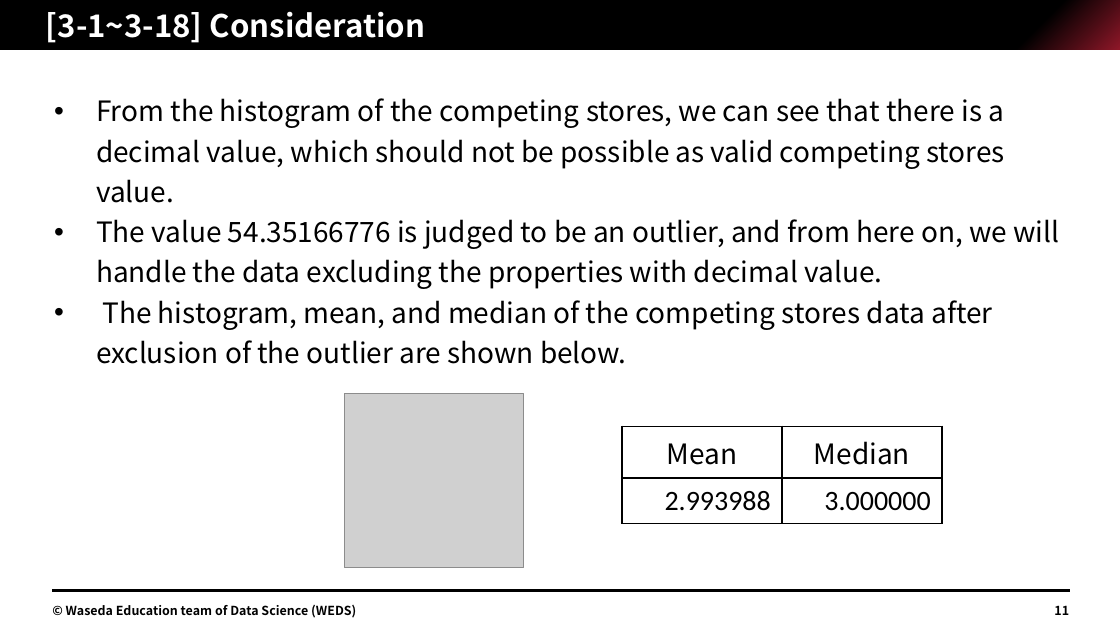
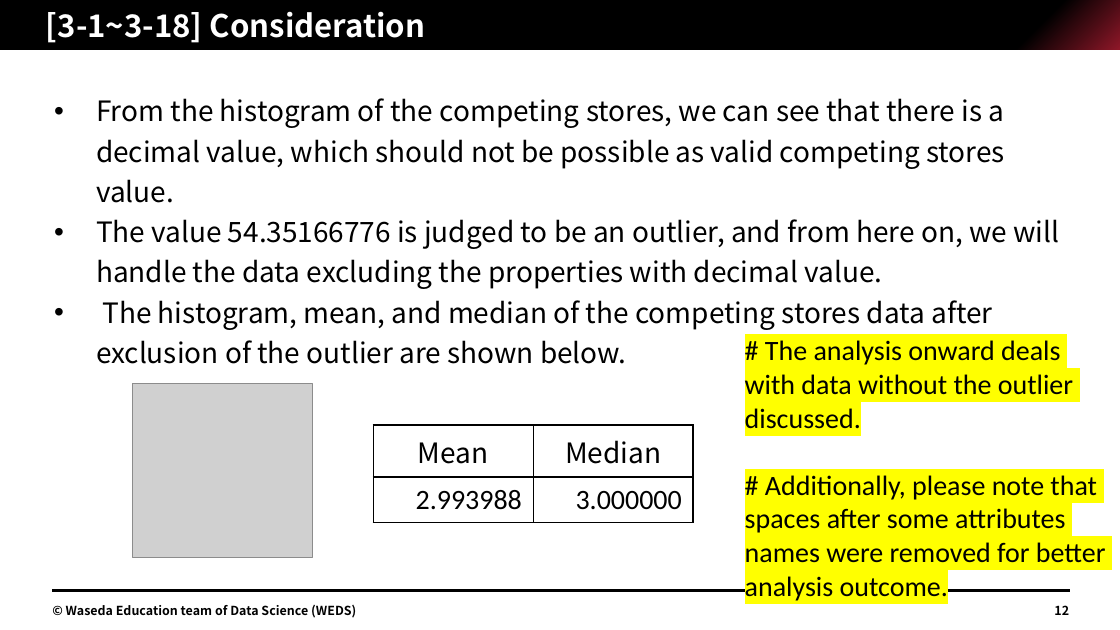
Before and after one commit to Jimin-Park0901/Data-Science, a slide deck: slide 12 of Store_Sale/assignment/1W22CF16.pptx (slide 11 before the commit). Drawn at 1120x630 pixels with LibreOffice and Linux fonts; fonts in the diff are those of the drawing; grey boxes stand for pictures. Boxes give left, top, right and bottom in pixels: in the first picture for what was removed or moved away, otherwise in the second. Text is boxed around its words. In the diff, an @@ line names an element or a change of style, - is before the commit and + after.

```diff
--- a/Store_Sale/assignment/1W22CF16.pptx
+++ b/Store_Sale/assignment/1W22CF16.pptx
@@ text added at <box>745,340,1106,601</box>, 18 pt, text #000000 @@
+# The analysis onward deals
+with data without the outlier
+discussed.
+# Additionally, please note that
+spaces after some attributes
+names were removed for better
+analysis outcome.
@@ picture: place and size @@
-picture at <box>344,393,523,568</box>
+picture at <box>132,383,311,558</box>
@@ table: place and size @@
-table at <box>622,427,942,517</box>
+table at <box>373,426,693,516</box>
@@ page number at <box>1054,605,1069,615</box>: text changed @@
-11
+12
```
Also in this commit, not shown: 16 other slides changed, 23 slides added, 1 slide removed, 4 other files.
